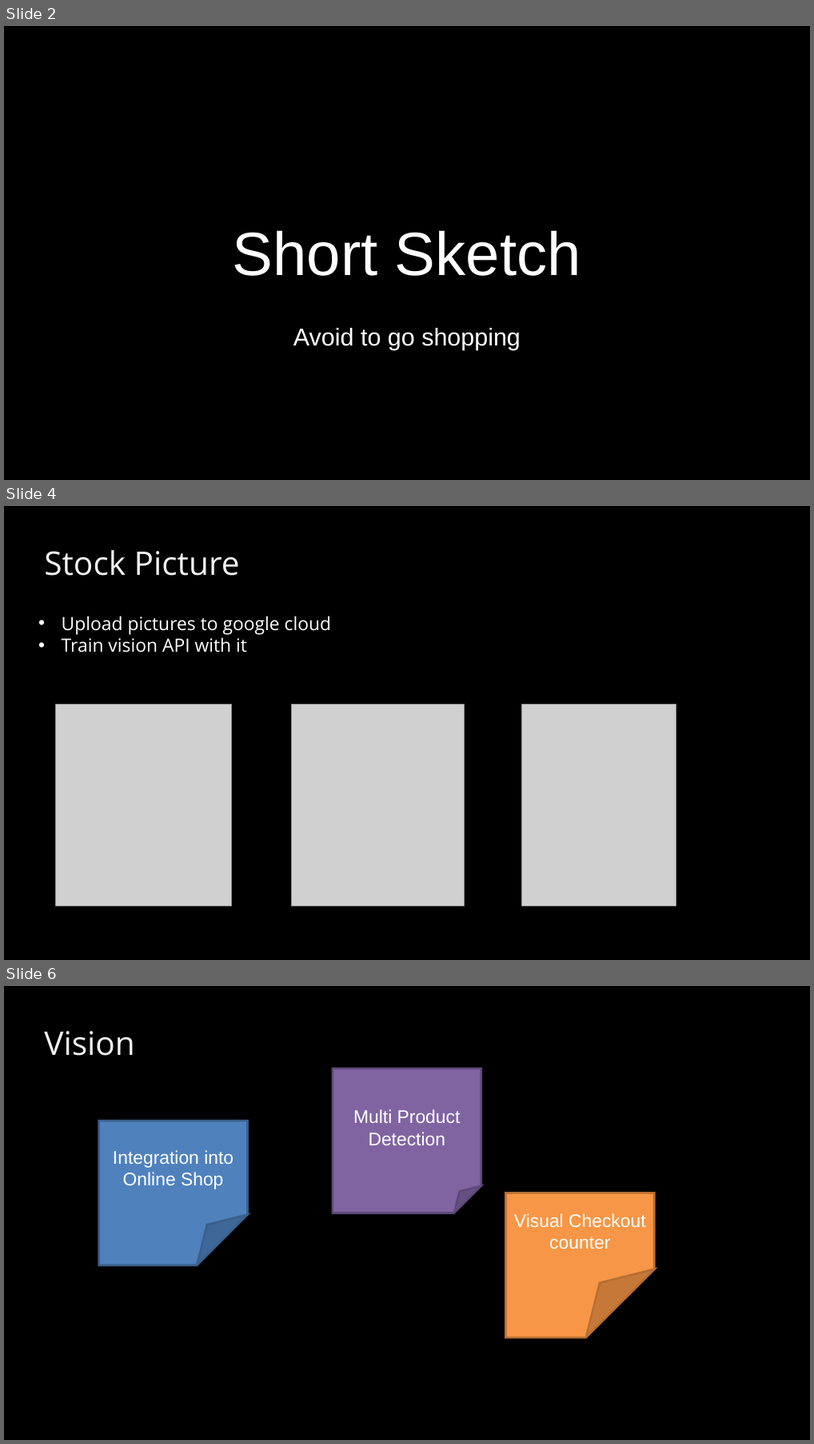
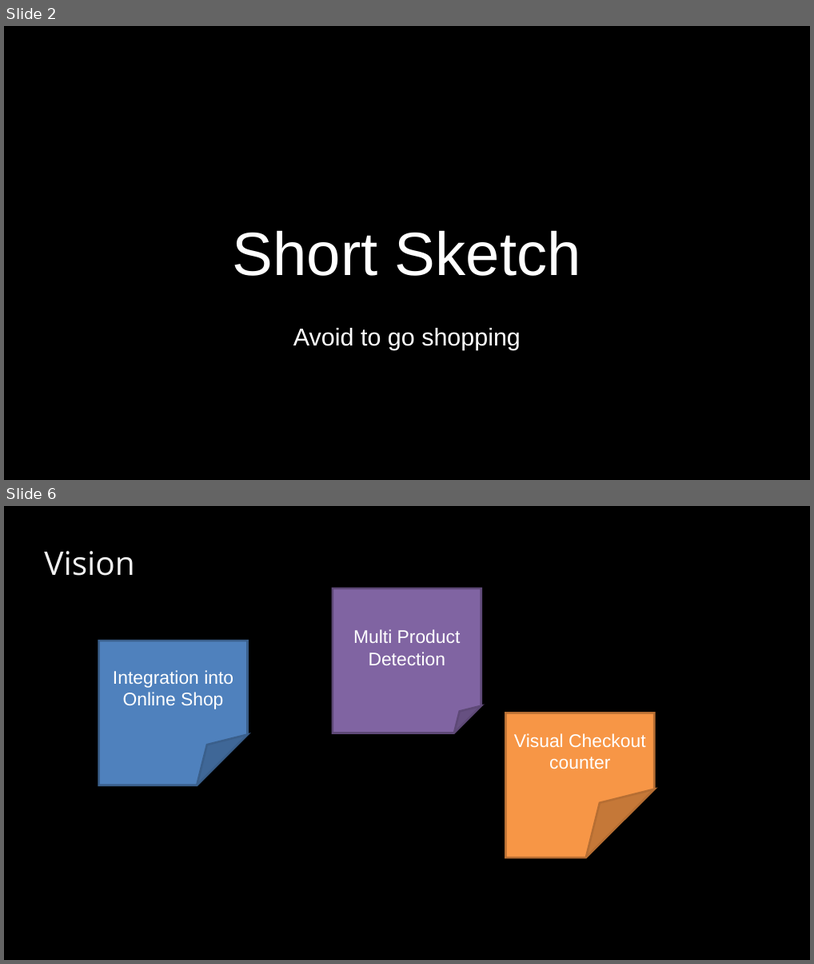
Before and after one commit to BaselHack/2021-team-5, a slide deck: presentation/presentation_v1.pptx. Shown one above the other, each under a label of ours: slides 2, 4 and 6 before the commit, slides 2 and 6 after it; the slides between them are not shown. The pictures are 814x1444 and 814x964 pixels, drawn with LibreOffice and Linux fonts; fonts in the diff are those of the drawing; grey boxes stand for pictures; background and template pictures are left out. Boxes give left, top, right and bottom in pixels: in the first picture for what was removed or moved away, otherwise in the second. Text is boxed around its words. In the diff, an @@ line names an element or a change of style, - is before the commit and + after.

```diff
--- a/presentation/presentation_v1.pptx
+++ b/presentation/presentation_v1.pptx
@@ slide 4 removed at bbox=[4, 506, 810, 960], background #000000 @@
@@ text removed at bbox=[44, 550, 240, 576] @@
-Stock Picture
@@ text removed at bbox=[62, 616, 331, 652] @@
-• Upload pictures to google cloud
-• Train vision API with it
@@ picture removed at bbox=[56, 704, 231, 906] @@
@@ picture removed at bbox=[292, 704, 465, 906] @@
@@ picture removed at bbox=[523, 704, 677, 906] @@
```
Also in this commit, not shown: 2 slides added, 2 other slides removed.
